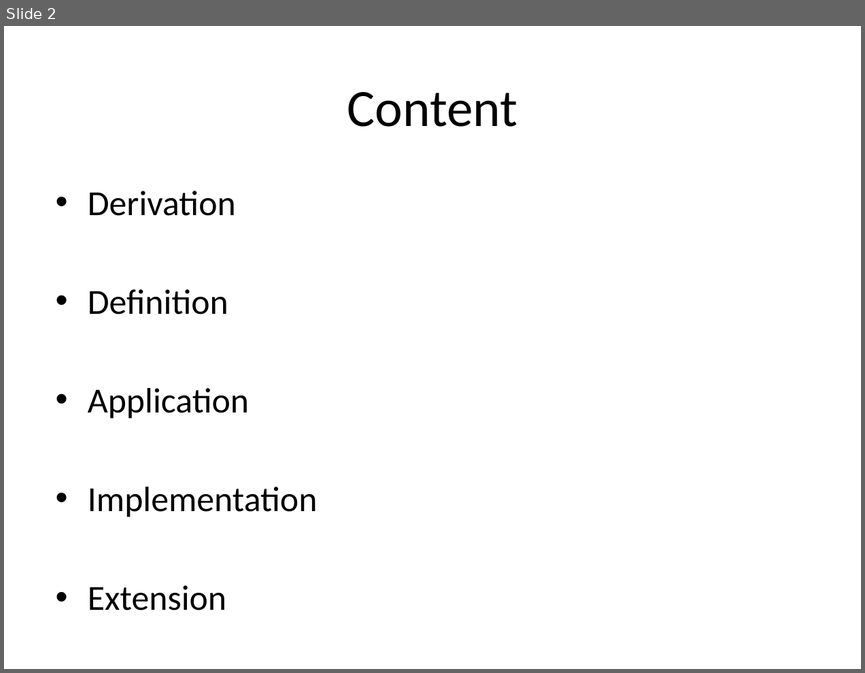
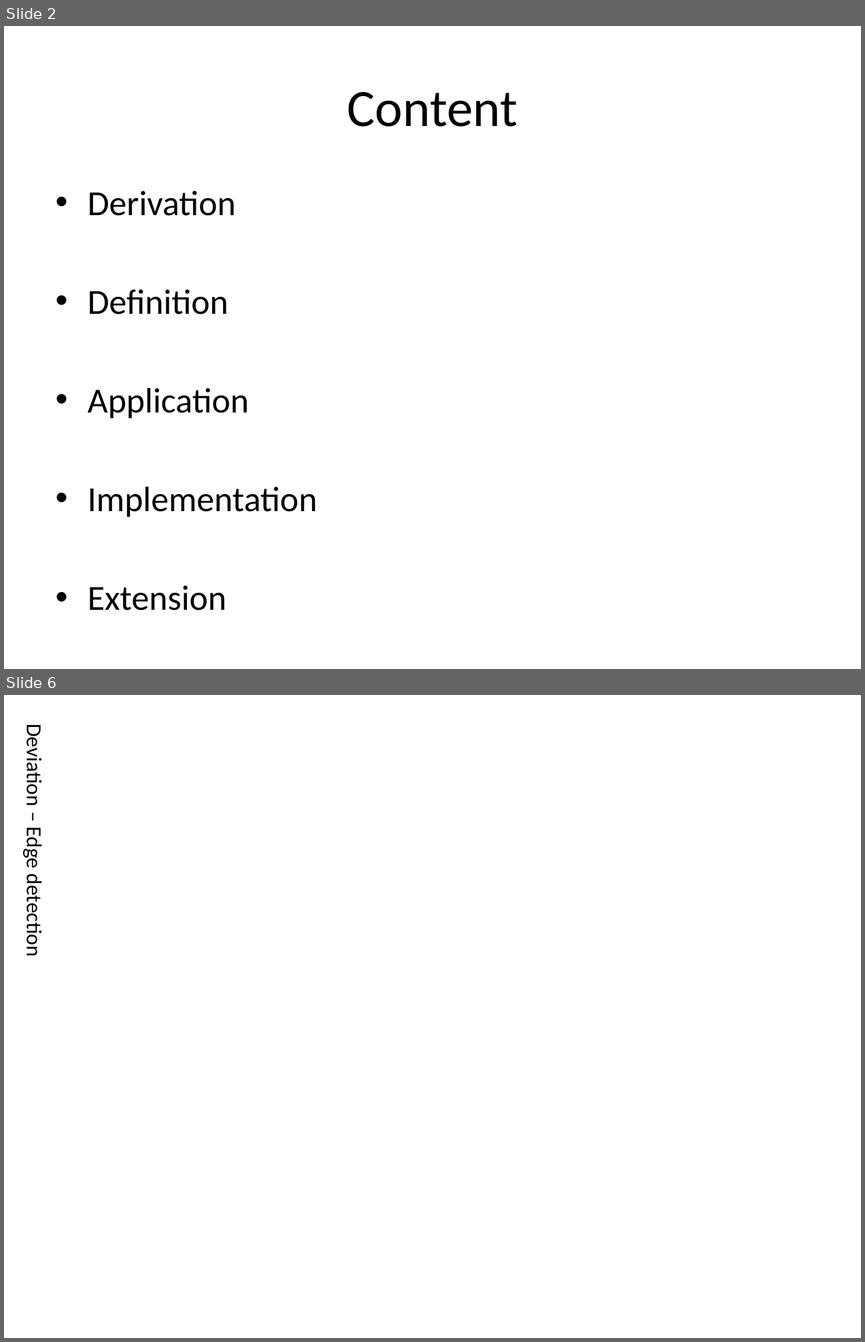
Before and after one commit to pl8787/exp_caffe, a slide deck: doc/Convolutional Neural Network.pptx. Shown one above the other, each under a label of ours: slide 2 before the commit, slides 2 and 6 after it; the slides between them are not shown. The pictures are 865x673 and 865x1342 pixels, drawn with LibreOffice and Linux fonts; fonts in the diff are those of the drawing. Boxes give left, top, right and bottom in pixels: in the first picture for what was removed or moved away, otherwise in the second. Text is boxed around its words. In the diff, an @@ line names an element or a change of style, - is before the commit and + after.

```diff
--- a/doc/Convolutional Neural Network.pptx
+++ b/doc/Convolutional Neural Network.pptx
@@ slide 6 added at box(4, 695, 861, 1338), background #FFFFFF @@
@@ text added at box(21, 732, 47, 954), 18 pt, text #000000 @@
+Deviation – Edge detection
```
Also in this commit, not shown: 3 other slides changed, 14 other slides added, 1 other file.
